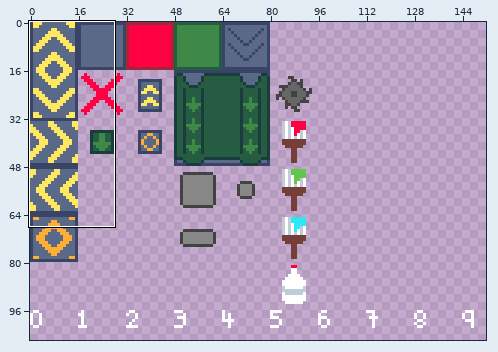
Pixel-art file, stored at asset_sources/gfx/tileset.aseprite. Above: a wide view before the commit, with the close-up outlined.
Close-up. Old version:
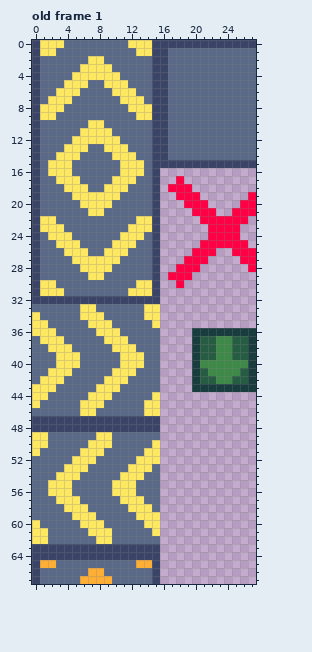
256x256 pixels, 1 frame. Shown: old frame 1: x 0..27, y 0..67. The wide view leaves out empty margins. The commit also changed other frames or places, which this record leaves out.
Once edited:
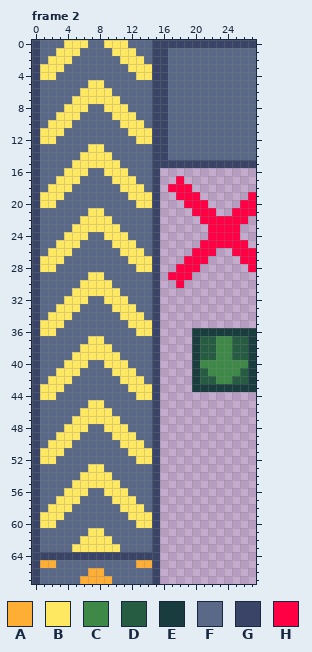
Palette (. is transparent): A #feae34  B #fee761  C #3e8948  D #265c42  E #193c3e  F #5a6988  G #3a4466  H #ff0044
A new or re-ordered frame is compared with the old frame closest to it.
The commit says: animated belts
The exact change:
frames 1 -> 3
layer "belts" added
Changed rows in their new state; - is an unchanged pixel.
Frame 2 is new; against old frame 1, layer "belts":
first column x 0:
 0 -FFFBBB--BBBFFF-
 1 -FFBBB----BBBFF-
 2 --BBB--FF--BBB--
 3 -BBB--FFFF--BBB-
 4 -BB--FFFFFF--BB-
 5 ----FFFBBFFF----
 6 ---FFFBBBBFFF---
 7 --FFFBBBBBBFFF--
 8 -FFFBBB--BBBFFF-
 9 -FFBBB----BBBFF-
10 --BBB--FF--BBB--
11 -BBB--FFFF--BBB-
12 -BB--FFFFFF--BB-
13 ----FFFBBFFF----
14 ---FFFBBBBFFF---
15 --FFFBBBBBBFFF--
16 --FF-BB--BB-FF--
18 --BB-FF--FF-BB--
19 -BBB-FFFFFF-BBB-
20 -BB---FFFF---BB-
22 -FF---BBBB---FF-
23 -FFF-BBBBBB-FFF-
24 --FF-BB--BB-FF--
26 --BB-FF--FF-BB--
27 -BBB-FFFFFF-BBB-
28 -BB---FFFF---BB-
30 -FF---BBBB---FF-
31 -FFF-BBBBBB-FFF-
32 -FFFBBBFFBBBFFF-
33 G--BBBFF--BBB-FG
34 G-BBB-FFF--BBBFG
35 G-BB---FFF--BBBG
36 G-------FFF--BBG
37 GFFF---BBFFF---G
38 G-FFF-BBBBFFF--G
39 G--FF-BBBBBFFF-G
40 G--F--B--BB-FF-G
41 G-F--B---------G
42 GF--B----FF-BB-G
43 G--B----FFF-BBBG
44 G-B----FFF---BBG
45 G-----F-------FG
46 G-------BB----FG
47 -FFFFBBBBBBFFFF-
48 -FFFBBBFFBBBFFF-
49 GF-BBB--FFBBB--G
50 GFBBB--FFF-BBB-G
51 GBBB--FFF---BB-G
52 GBB--FFF-------G
53 G---FFFBB---FFFG
54 G--FFFBBBB-FFF-G
55 G-FFFBBBBB-FF--G
56 G-FF-BB--B--F--G
57 G---------B--F-G
58 G-BB-FF----B--FG
59 GBBB-FFF----B--G
60 GBB---FFF----B-G
61 GF-------F-----G
62 GF----BB-------G
63 -FFFFBBBBBBFFFF-
